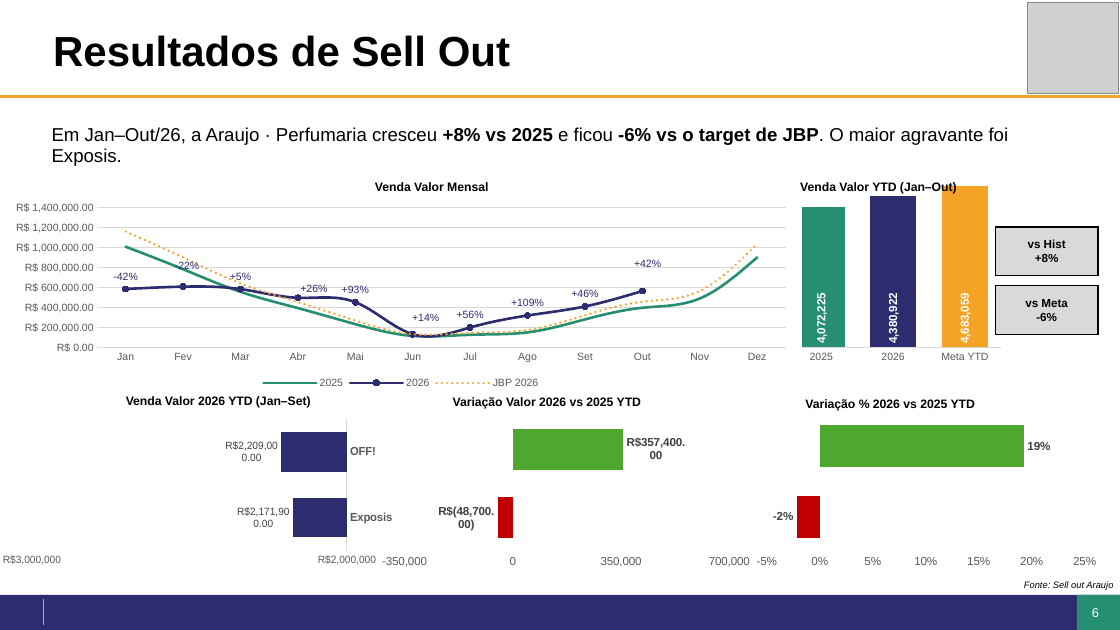
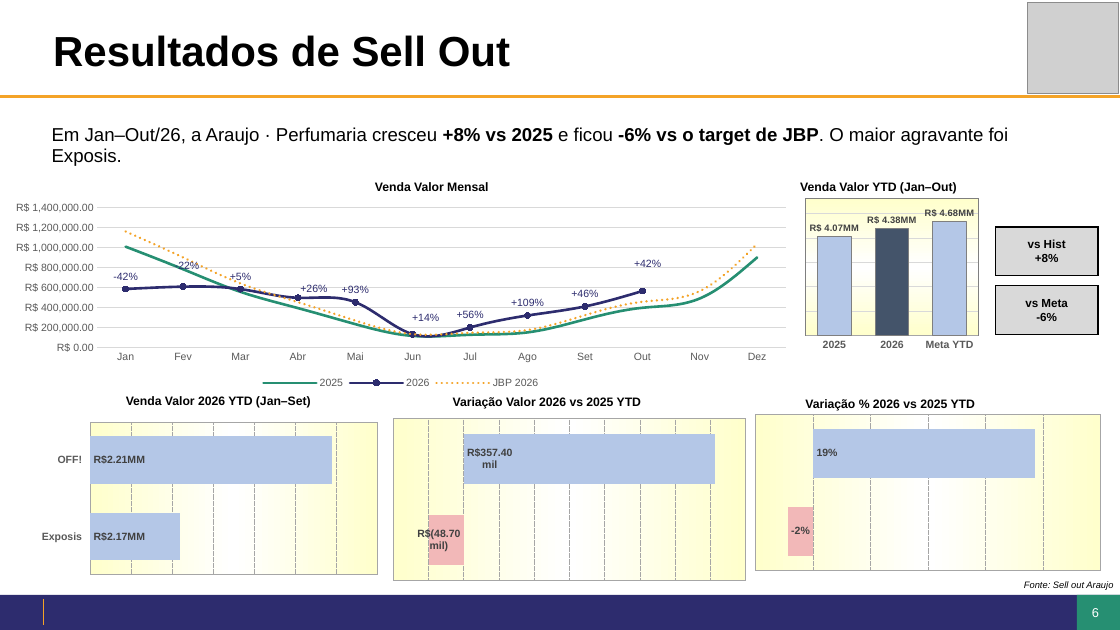
Before and after one commit to giovanoanjos27-del/Dashboard-Farma-sul, a slide deck: slide 6 of jbp/JBP2027_Araujo_Perfumaria.pptx. Drawn at 1120x630 pixels with LibreOffice and Linux fonts; fonts in the diff are those of the drawing; grey boxes stand for pictures; background and template pictures are left out. Boxes give left, top, right and bottom in pixels: in the first picture for what was removed or moved away, otherwise in the second. Text is boxed around its words. In the diff, an @@ line names an element or a change of style, - is before the commit and + after.

```diff
--- a/jbp/JBP2027_Araujo_Perfumaria.pptx
+++ b/jbp/JBP2027_Araujo_Perfumaria.pptx
@@ column chart at [781, 171, 1006, 367] @@
@@ Series 1, 2025: 4072225 to 4070000 @@
@@ Series 1, 2026: 4380922 to 4380000 @@
@@ Series 1, Meta YTD: 4683059 to 4680000 @@
@@ colour of Series 1 #2D2C6E to #B4C7E7 @@
@@ data labels of Series 1 changed @@
@@ colours of single points changed @@
@@ category axis changed @@
@@ value axis changed @@
@@ bar spacing changed @@
@@ background changed @@
@@ plot area changed @@
@@ bar chart at [0, 413, 393, 583] @@
@@ Series 1, OFF!: 2209000 to 2210000 @@
@@ Series 1, Exposis: 2171900 to 2170000 @@
@@ colour of Series 1 #2D2C6E to #B4C7E7 @@
@@ data labels of Series 1 changed @@
@@ category axis changed @@
@@ value axis changed @@
@@ bar spacing changed @@
@@ background changed @@
@@ plot area changed @@
@@ bar chart at [373, 409, 765, 591] @@
@@ colour of Series 1 #C00000 to #B4C7E7 @@
@@ data labels of Series 1 changed @@
@@ colours of single points changed @@
@@ value axis changed @@
@@ bar spacing changed @@
@@ background changed @@
@@ plot area changed @@
@@ bar chart at [737, 406, 1120, 580] @@
@@ colour of Series 1 #C00000 to #B4C7E7 @@
@@ data labels of Series 1 changed @@
@@ colours of single points changed @@
@@ value axis changed @@
@@ bar spacing changed @@
@@ background changed @@
@@ plot area changed @@
```
Also in this commit, not shown: 3 other slides changed, 12 other files.
